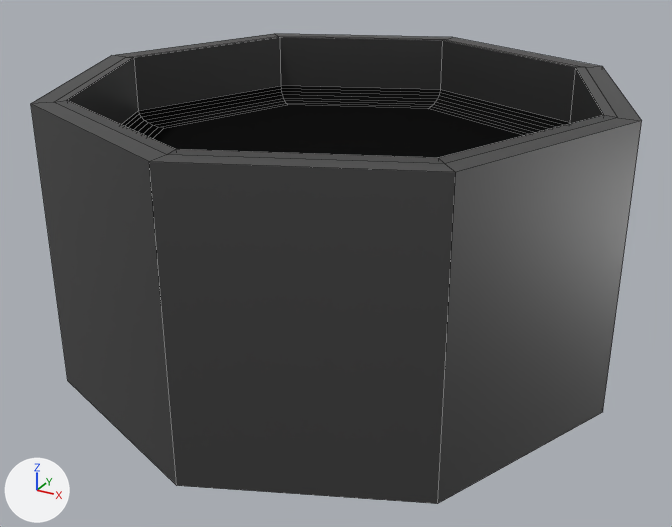
The Blender file blender_models/Well.blend, before and after one commit.
Camera for both pictures: a camera (50 mm lens) standing at (0.749, -1.375, 0.481) and looking at (0.012, -0.034, -0.189). Arrows for +X, +Y and +Z are at lower left; the lights stay in place. Mesh edges are drawn as thin lines.

Objects in the first picture: 'Well'.
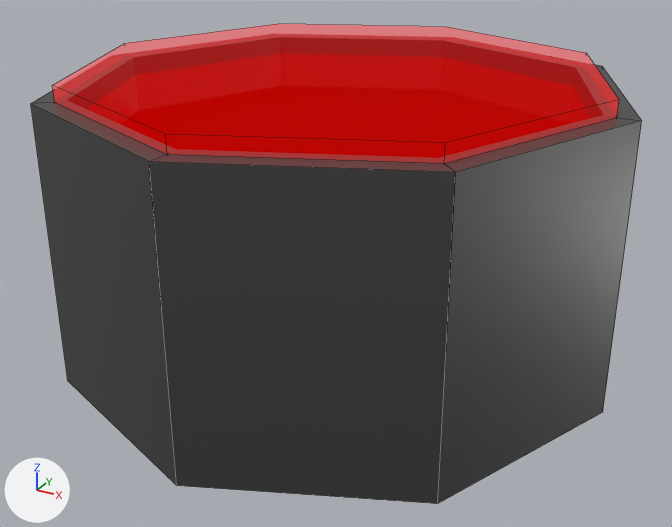
Where the change shows, as pixel boxes (x1, y1, x2, y2) in the pictures (672 x 527 px):
'Interactable', added: after (52, 24, 619, 163)

The change, as a list of edits to the scene's bpy script:
```text
Add mat_collider:
    mat_collider = principled_material('Collider')
    mat_collider.base_color = (0.0, 0.0, 0.0)  # black #000000
    mat_collider.roughness = 1.0
    mat_collider.alpha = 0.3
    mat_collider.specular_ior_level = 0.0
    mat_collider.emission_color = (1.0, 0.00087, 0.0)  # red #ff0300
    mat_collider.emission_strength = 1.0
Add me_cylinder:
    me_cylinder.from_pydata(...)  # an 8-sided cylinder along z spanning x -1.0..1.0, y -1.0..1.0, z 0.39..1.0
    me_cylinder.materials.append(mat_collider)  # black #000000
Add ob_interactable:
    ob_interactable = bpy.data.objects.new('Interactable', me_cylinder)
    ob_interactable.location = (0.0, 0.0, 0.06)
    ob_interactable.scale = (0.464, 0.464, 0.0935)
```
